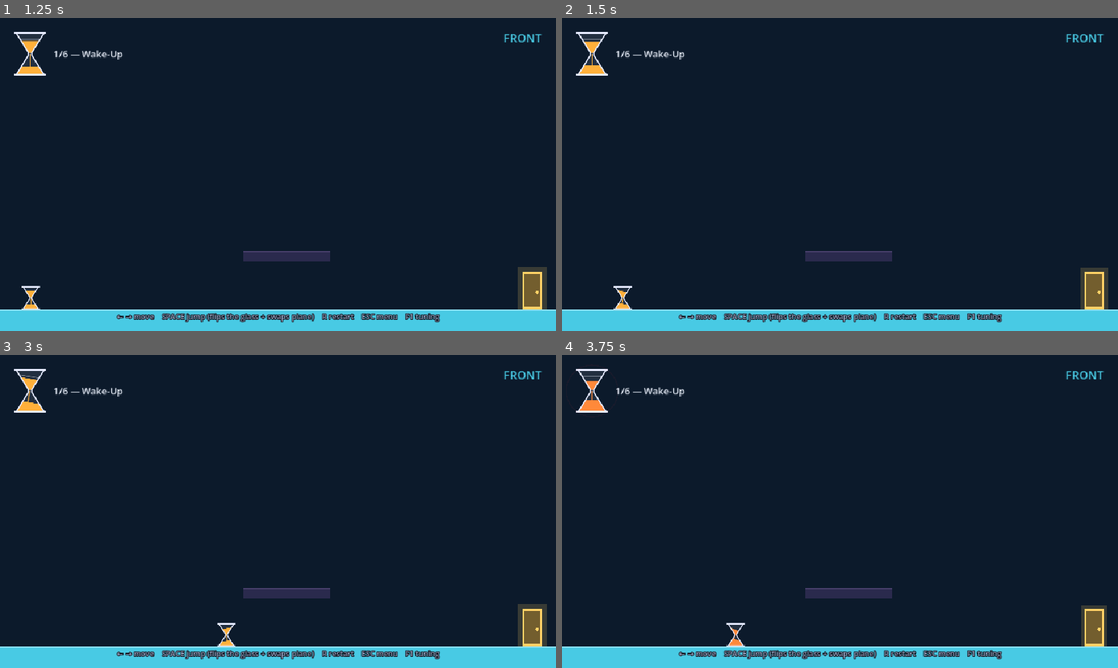
Above: before the commit, frames 1-4 (two rows, left to right).
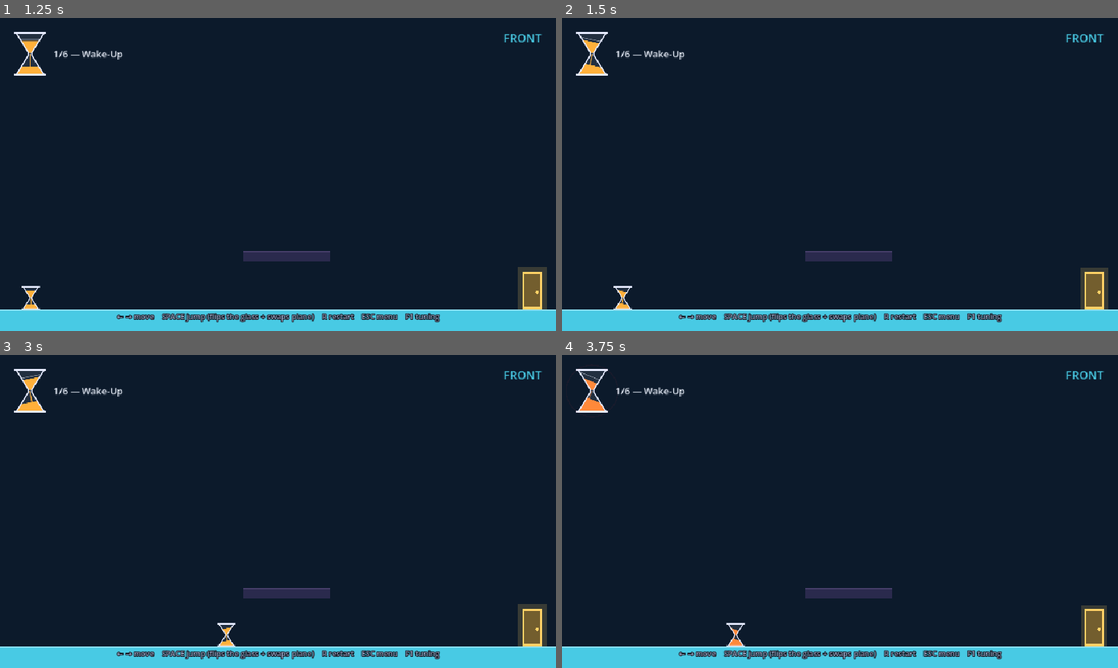
Above: after the commit, the same moments.

Repository: Athryell/GMTK-Game-Jam-2026
Game: Godot game, scene res://scenes/ui/main_menu.tscn
Same seed, same stepped clock (60 frames per second), same inputs: the game is played once before the commit and once after it.
Inputs:
- Up to frame 1 (1.25 s): click "PLAY" at 0.5 s
- Up to frame 2 (1.5 s): hold Right (move_right) from 1.28 s (still down)
- Up to frame 3 (3 s): tap Space (jump) at 1.52, 2.27 s; release Right (move_right) at 2.78 s; hold Left (move_left) from 2.78 s (still down)
- Up to frame 4 (3.75 s): release Left (move_left) at 3.53 s; hold Right (move_right) from 3.53 s (still down)

Frame 1 is identical in both runs. In frame 2, less than 0.1% of the frame differs, in the area x 3-7%, y 6-16%; in frame 3, less than 0.1%, in the area x 3-8%, y 6-16%; in frame 4, less than 0.1%.

Commit message:
feat(hourglass-hero): one glass, drawn twice — HUD gauge sloshes with the player
The gauge in the corner ran its own HourglassMotion with no speed input, so
it tumbled on flips but never leaned while running. Rather than hand it the
player's velocity — two springs fed by one signal drift apart eventually —
both now read a single HourglassMotion held by a new `Glass` autoload, which
the player feeds its sideways speed each physics frame. Identical sand
behaviour is structural, not a coincidence of tuning.

Measured on rendered frames: running right, the gauge's free surface reaches
12.4 deg with the sand banked against the left wall, matching the simulated
12.2 deg on the sprite.

Co-Authored-By: Claude <noreply@anthropic.com>

Diff:
--- a/hourglass_hero_godot/project.godot
+++ b/hourglass_hero_godot/project.godot
@@ -20,6 +20,8 @@
 
 Tuning="*res://scripts/autoload/tuning.gd"
 Game="*res://scripts/autoload/game.gd"
+; After Game: it connects to Game's level_loaded on ready.
+Glass="*res://scripts/autoload/glass.gd"
 Screen="*res://scripts/autoload/screen.gd"
 
 [display]
--- /dev/null
+++ b/hourglass_hero_godot/scripts/autoload/glass.gd
@@ -0,0 +1,37 @@
+## Autoload `Glass` — the hourglass as it MOVES, shared by everything that draws
+## one.
+##
+## There is one hourglass in this game and it is drawn twice: the thing you
+## steer, and the gauge in the corner. They read this same motion, so the sand
+## cannot slosh one way on the player and another way in the HUD. Two springs
+## fed by two signals would drift; one spring cannot.
+##
+## `Game` owns the rules and stays clear of presentation. This owns the
+## presentation and stays clear of the rules.
+extends Node
+
+## The tumble, the slosh, the trickle's wobble. Read it, do not drive it.
+var motion := HourglassMotion.new()
+
+## How fast the glass is travelling sideways, in px/s. The player writes this
+## every physics frame; it is the one input from the world.
+var travel := 0.0
+
+var _last_travel := 0.0
+
+
+func _ready() -> void:
+	Game.level_loaded.connect(_on_level_loaded)
+
+
+func _process(delta: float) -> void:
+	motion.update(delta, travel, travel - _last_travel)
+	_last_travel = travel
+
+
+func _on_level_loaded(_index: int, _level_name: String) -> void:
+	# A fresh level means a fresh glass: no sway carried over from the last run,
+	# and no stale speed left behind by a player that has been freed.
+	motion = HourglassMotion.new()
+	travel = 0.0
+	_last_travel = 0.0
--- a/hourglass_hero_godot/scripts/entities/hourglass_visual.gd
+++ b/hourglass_hero_godot/scripts/entities/hourglass_visual.gd
@@ -9,30 +9,20 @@
 ## CollisionShape2D on `player.tscn`, so widen both if you widen one.
 @export var body_size := Vector2(26.0, 38.0)
 
-## The tumble, the slosh and the trickle's wobble. The HUD gauge keeps its own.
-var _motion := HourglassMotion.new()
-var _last_speed := 0.0
-
-
-func _process(delta: float) -> void:
-	# Setting off, stopping and turning around all shove the sand, the way a
-	# glass of syrup slops when you start carrying it. Read off the parent
-	# because that is the body actually moving; this node only spins.
-	var body := get_parent() as CharacterBody2D
-	var speed := body.velocity.x if body != null else 0.0
-	var shove := speed - _last_speed
-	_last_speed = speed
-
-	_motion.update(delta, speed, shove)
-	rotation = _motion.tilt
+func _process(_delta: float) -> void:
+	# The motion is `Glass`'s, not ours — the HUD gauge reads the very same one,
+	# which is what keeps the two glasses sloshing together. `Glass` is an
+	# autoload, so it has already ticked by the time we get here.
+	rotation = Glass.motion.tilt
 	queue_redraw()
 
 
 func _draw() -> void:
+	var motion := Glass.motion
 	var sand_colour := Palette.SAND_FULL.lerp(Palette.SAND_LOW, Game.danger())
-	# Same routine that draws the HUD gauge: one hourglass, two sizes.
-	HourglassShape.draw_glass(self, body_size, _motion.chambers(), sand_colour,
-		_motion.down(), _motion.stream_phase)
+	# Same routine, same motion as the HUD gauge: one hourglass, two sizes.
+	HourglassShape.draw_glass(self, body_size, motion.chambers(), sand_colour,
+		motion.down(), motion.stream_phase)
 
 	# Orange burst when a flip-pad has just refuelled us.
 	if Game.pad_flash > 0.0:
--- a/hourglass_hero_godot/scripts/entities/player.gd
+++ b/hourglass_hero_godot/scripts/entities/player.gd
@@ -28,6 +28,12 @@
 
 func _physics_process(delta: float) -> void:
 	var cfg := Tuning.cfg
+
+	# Hand the glass our travel speed so the sand can slosh with us — both the
+	# sprite and the HUD gauge read it. Sampled here, at the top, because this
+	# still holds the speed *after* last frame's `move_and_slide`: run into a
+	# wall and it reads zero, so the sand pitches forward the way it should.
+	Glass.travel = velocity.x
 
 	if Game.status != Game.Status.PLAY:
 		# Dead or level cleared: freeze, but keep gravity pinning us down so
--- a/hourglass_hero_godot/scripts/ui/hud.gd
+++ b/hourglass_hero_godot/scripts/ui/hud.gd
@@ -6,10 +6,6 @@
 @export var gauge_centre := Vector2(52.0, 62.0)
 ## Drawn size of the gauge hourglass. It is the player's own glass, scaled up.
 @export var gauge_size := Vector2(48.0, 72.0)
-
-## The tumble, the slosh and the trickle's wobble. The player keeps its own, so
-## the two glasses animate independently off the same maths.
-var _motion := HourglassMotion.new()
 
 @onready var _level_label: Label = $LevelLabel
 @onready var _plane_label: Label = $PlaneLabel
@@ -25,20 +21,20 @@
 	_on_plane_changed(Game.plane)
 
 
-func _process(delta: float) -> void:
-	# No sideways acceleration to feed it: the gauge is bolted to the screen. It
-	# still sloshes, from the tumble alone.
-	_motion.update(delta)
+func _process(_delta: float) -> void:
 	queue_redraw()
 
 
 func _draw() -> void:
+	# Literally the player's own glass, drawn a second time at another size: same
+	# tumble, same slosh, same trickle. Run right and the sand banks against the
+	# left wall here exactly as it does down on the sprite.
+	var motion := Glass.motion
 	var colour := Palette.SAND_FULL.lerp(Palette.SAND_LOW, Game.danger())
 
-	# The gauge tumbles with the player's glass — the same flip, read twice.
-	draw_set_transform(gauge_centre, _motion.tilt, Vector2.ONE)
-	HourglassShape.draw_glass(self, gauge_size, _motion.chambers(), colour,
-		_motion.down(), _motion.stream_phase, 2.0, true)
+	draw_set_transform(gauge_centre, motion.tilt, Vector2.ONE)
+	HourglassShape.draw_glass(self, gauge_size, motion.chambers(), colour,
+		motion.down(), motion.stream_phase, 2.0, true)
 	draw_set_transform(Vector2.ZERO, 0.0, Vector2.ONE)
 
 	# The gauge throbs when the sand runs low.
Not shown, added: hourglass_hero_godot/scripts/autoload/glass.gd.uid
Not shown, changed: hourglass_hero_godot/README.md
